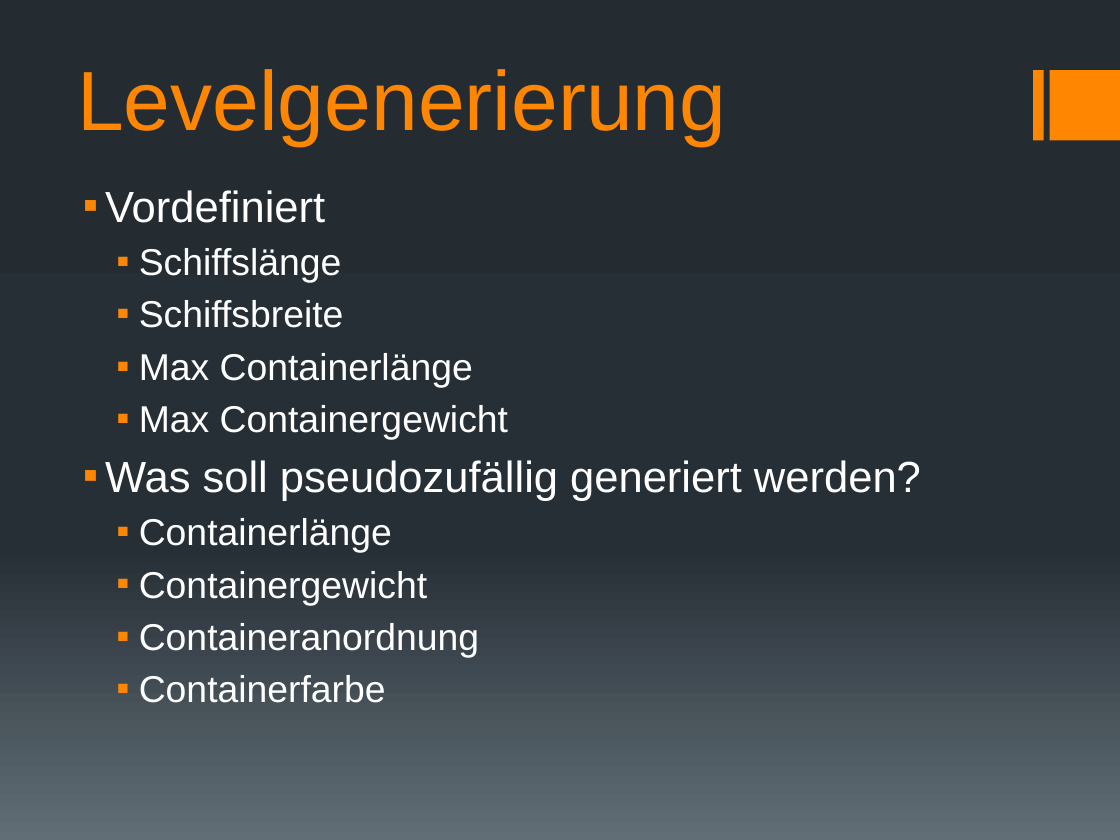
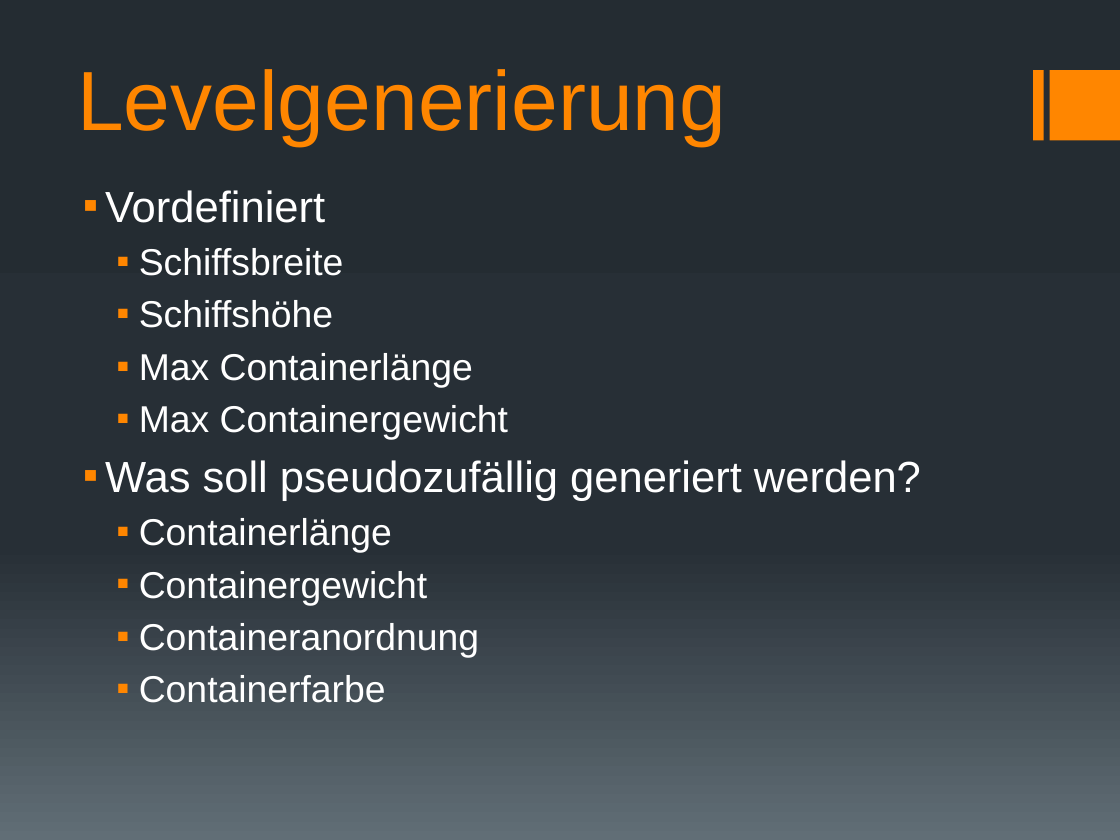
Before and after one commit to docker-apps/Docker, a slide deck: slide 3 of Documents/Design/Design_Präsentation_v1.pptx. Drawn at 1120x840 pixels with LibreOffice and Linux fonts; fonts in the diff are those of the drawing. Boxes give left, top, right and bottom in pixels: in the first picture for what was removed or moved away, otherwise in the second. Text is boxed around its words. In the diff, an @@ line names an element or a change of style, - is before the commit and + after.

Commit message:
Kleine Korrektur in der Präsentation.

```diff
--- a/Documents/Design/Design_Präsentation_v1.pptx
+++ b/Documents/Design/Design_Präsentation_v1.pptx
@@ text at bbox=[139, 248, 342, 283]: paragraph removed @@
-  ▪ Schiffslänge
@@ text at bbox=[139, 300, 333, 328]: paragraph added @@
+  ▪ Schiffshöhe
```
